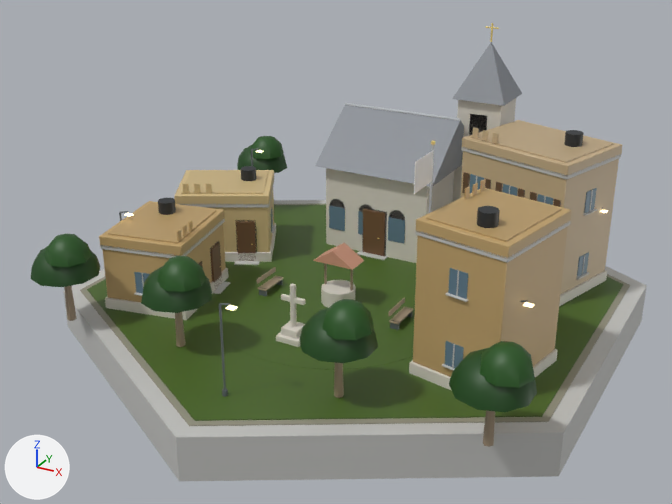
Renders of the glTF model native/godot/assets/art/blender/villageCenter_arab.glb from each side of a commit.
Both versions are drawn from a 50 mm lens placed at (16.3, -31.4, 17.3), pointed at (-0.3, -1.2, 2.2). The axes (+X, +Y, +Z) are drawn at lower left. The lights are the same throughout. The picture after the commit comes second. Vertices at exactly the same position are counted once.

In view in the first picture: 'banner', 'dark', 'glass', 'leaf', 'paint', 'pavers', 'plaster', 'roof_slate', 'roof_tile', 'stone', 'turf', 'wall_concrete', 'wood' and 4 more.
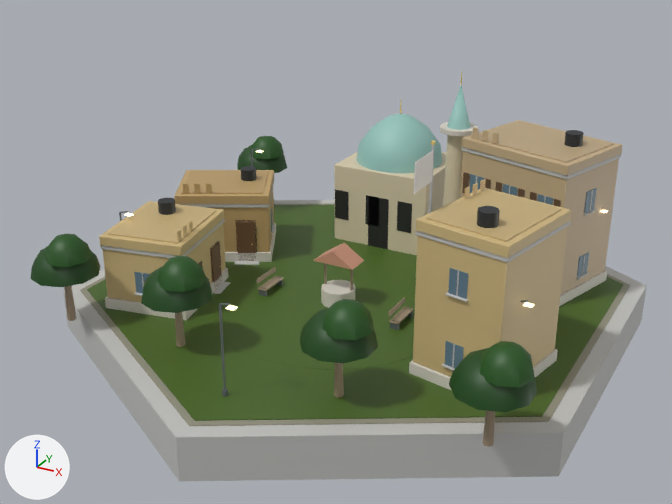
Boxes [x1, y1, x2, y2] around the edits, measured in the pictures (672 x 504 px; the box of a moved part takes in the faces that stretch with it):
'stone', reshaped (8% shorter)
    before: [105, 98, 607, 391]
    after: [105, 122, 607, 391]
'roof_slate', deleted
    before: [315, 42, 522, 186]
'copper', added (cyan)
    after: [356, 86, 470, 173]
'dark', reshaped
    before: [210, 114, 487, 276]
    after: [210, 190, 412, 276]
part 1 of me_dark, added
    after: [368, 196, 389, 249]
part 2 of me_dark, moved or reshaped
    before: [469, 114, 487, 135]
    after: [335, 190, 348, 220]
part 3 of me_dark, added
    after: [365, 195, 380, 227]
part 4 of me_dark, added
    after: [397, 201, 412, 233]
part 5 of me_glass, deleted
    before: [329, 206, 345, 231]
part 6 of me_glass, deleted
    before: [358, 211, 363, 235]
part 7 of me_glass, deleted
    before: [388, 217, 405, 243]
part 8 of me_plaster, added (beige)
    after: [443, 135, 466, 206]
part 9 of me_plaster, added (beige)
    after: [334, 152, 446, 255]
part 10 of me_plaster, recoloured
    both: [99, 170, 572, 377]
part 11 of me_stone, added
    after: [440, 122, 478, 136]
part 12 of me_stone, deleted
    before: [276, 98, 516, 347]
part 13 of me_wall_concrete, deleted
    before: [357, 251, 388, 260]
part 14 of me_wood, deleted
    before: [363, 209, 386, 256]

What changed in the scene script:
```text
Add mat_copper:
    mat_copper = bpy.data.materials.new('copper')
    # nodes: BsdfPrincipled, Mix, OutputMaterial, VertexColor
    # colours: greyish cyan #95c4bc, mixed with the vertex colours
Change me_dark:
    remove me_dark.from_pydata(...)  # 298 vertices, 468 faces; spans x -9.1..8.5, y -6.2..6.4, z 0.1..6.4
    add me_dark.from_pydata(...)  # 240 vertices, 360 faces; spans x -9.1..8.5, y -6.2..5.7, z 0.1..4.7
    me_dark part 1: a new loose piece, a box spanning x -1.6..-0.6, y 4.18..4.22, z 0.13..2.6, in mat_dark
    me_dark part 2: the loose piece of 8 vertices spanning x 2.2..3.0, y 6.4, z 5.0..6.4 is moved by (-5.6, -2.2, -3.8)
    me_dark part 3: a new loose piece, a box spanning x -1.75..-1.05, y 4.18..4.22, z 1.2..2.6, in mat_dark
    me_dark part 4: a new loose piece, a box spanning x -0.15..0.55, y 4.18..4.22, z 1.2..2.6, in mat_dark
    other edits to the shape of me_dark do not show in these pictures
Change me_glass:
    remove me_glass.from_pydata(...)  # 200 vertices, 300 faces; spans x -9.1..8.5, y -6.3..5.7, z 1.0..4.7
    add me_glass.from_pydata(...)  # 176 vertices, 264 faces; spans x -9.1..8.5, y -6.3..5.7, z 1.0..4.7
    me_glass part 5: the loose piece of 8 vertices spanning x -3.2..-2.4, y 3.4, z 1.0..2.1 is deleted
    me_glass part 6: the loose piece of 8 vertices spanning x -1.7..-0.9, y 3.4, z 1.0..2.1 is deleted
    me_glass part 7: the loose piece of 8 vertices spanning x -0.2..0.6, y 3.4, z 1.0..2.1 is deleted
Change me_plaster:
    remove me_plaster.from_pydata(...)  # 320 vertices, 544 faces; spans x -9.8..9.1, y -6.6..7.2, z 0.6..6.6
    add me_plaster.from_pydata(...)  # 372 vertices, 640 faces; spans x -9.8..9.1, y -6.6..8.4, z 0.1..6.6
    me_plaster part 8: a new loose piece, a 14-sided cylinder along z spanning x 1.9..2.9, y 4.0..5.2, z 0.1..6.1, in mat_plaster
    me_plaster part 9: a new loose piece of 24 vertices spanning x -3.4..1.2, y 4.2..8.4, z 0.1..3.8, in mat_plaster
    me_plaster part 10: 408 kept faces spanning x -9.8..9.1, y -6.6..3.5, z 0.6..6.4 get new vertex colours; the middle colour goes from beige #d4b888 to beige #e4cfa0
Change me_stone:
    remove me_stone.from_pydata(...)  # 260 vertices, 476 faces; spans x -9.9..9.2, y -6.6..8.4, z 0.1..7.0
    add me_stone.from_pydata(...)  # 180 vertices, 340 faces; spans x -9.9..9.2, y -6.6..7.2, z 0.1..6.3
    me_stone part 11: a new loose piece of 56 vertices spanning x 1.6..3.2, y 3.8..5.4, z 6.1..6.3, in mat_stone
    me_stone part 12: 6 loose pieces with 136 vertices, spanning x -3.4..3.6, y -5.6..8.4, z 0.1..7.0, are deleted
Change me_wall_concrete:
    remove me_wall_concrete.from_pydata(...)  # 932 vertices, 1648 faces; spans x -10.7..10.7, y -12.3..12.3, z -1.6..5.8
    add me_wall_concrete.from_pydata(...)  # 908 vertices, 1604 faces; spans x -10.7..10.7, y -12.3..12.3, z -1.6..5.8
    me_wall_concrete part 13: the loose piece of 24 vertices spanning x -1.6..-0.2, y 3.0..3.4, z 0.1..0.2 is deleted
Change me_wood:
    remove me_wood.from_pydata(...)  # 406 vertices, 668 faces; spans x -9.0..9.0, y -8.2..6.6, z 0.1..4.7
    add me_wood.from_pydata(...)  # 382 vertices, 624 faces; spans x -9.0..9.0, y -8.2..6.6, z 0.1..4.7
    me_wood part 14: the loose piece of 24 vertices spanning x -1.5..-0.3, y 3.3..3.4, z 0.1..2.3 is deleted
Remove ob_roof_slate:
    ob_roof_slate = bpy.data.objects.new('roof_slate', me_roof_slate)
Add ob_copper:
    ob_copper = bpy.data.objects.new('copper', me_copper)  # 113 vertices, 218 faces; spans x -3.1..2.89, y 4.1..8.3, z 3.8..8.1
    ob_copper.location = (0.0, 0.0, 0.0)
```
